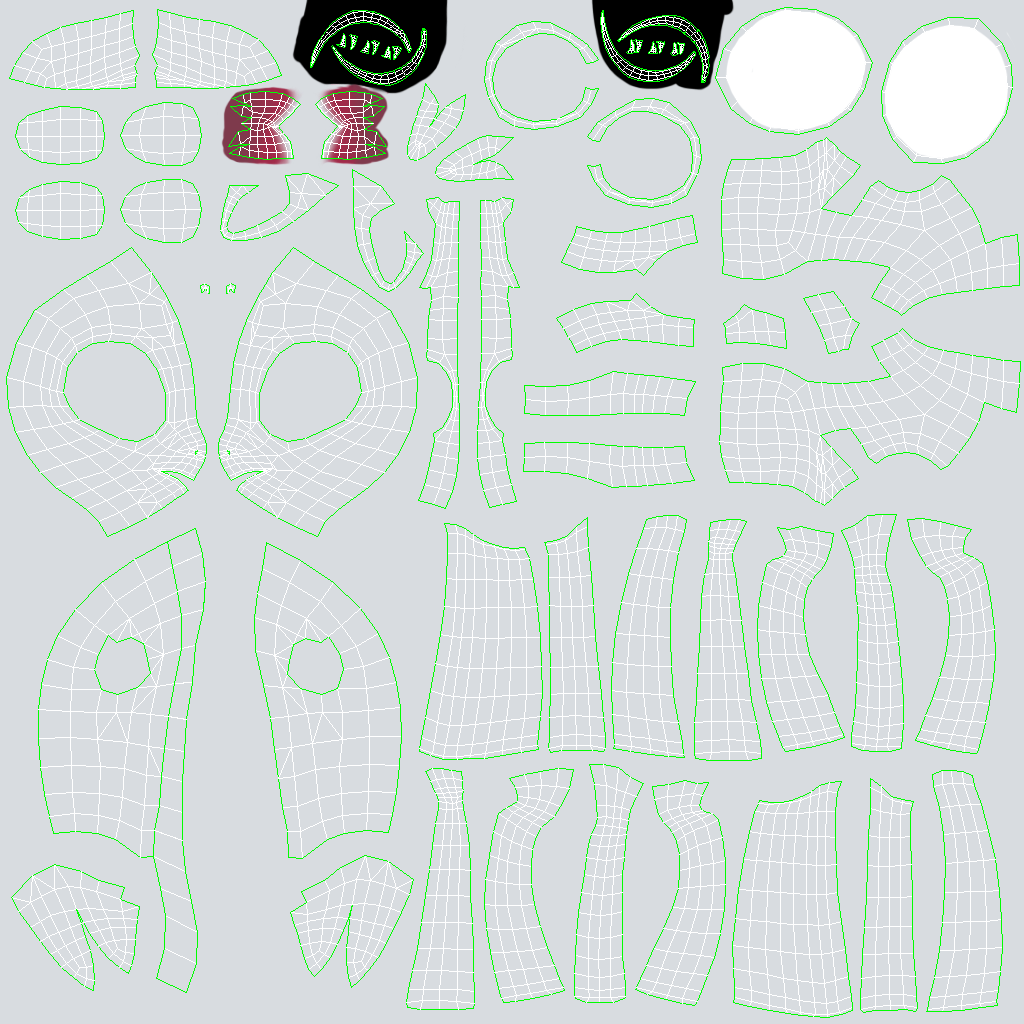
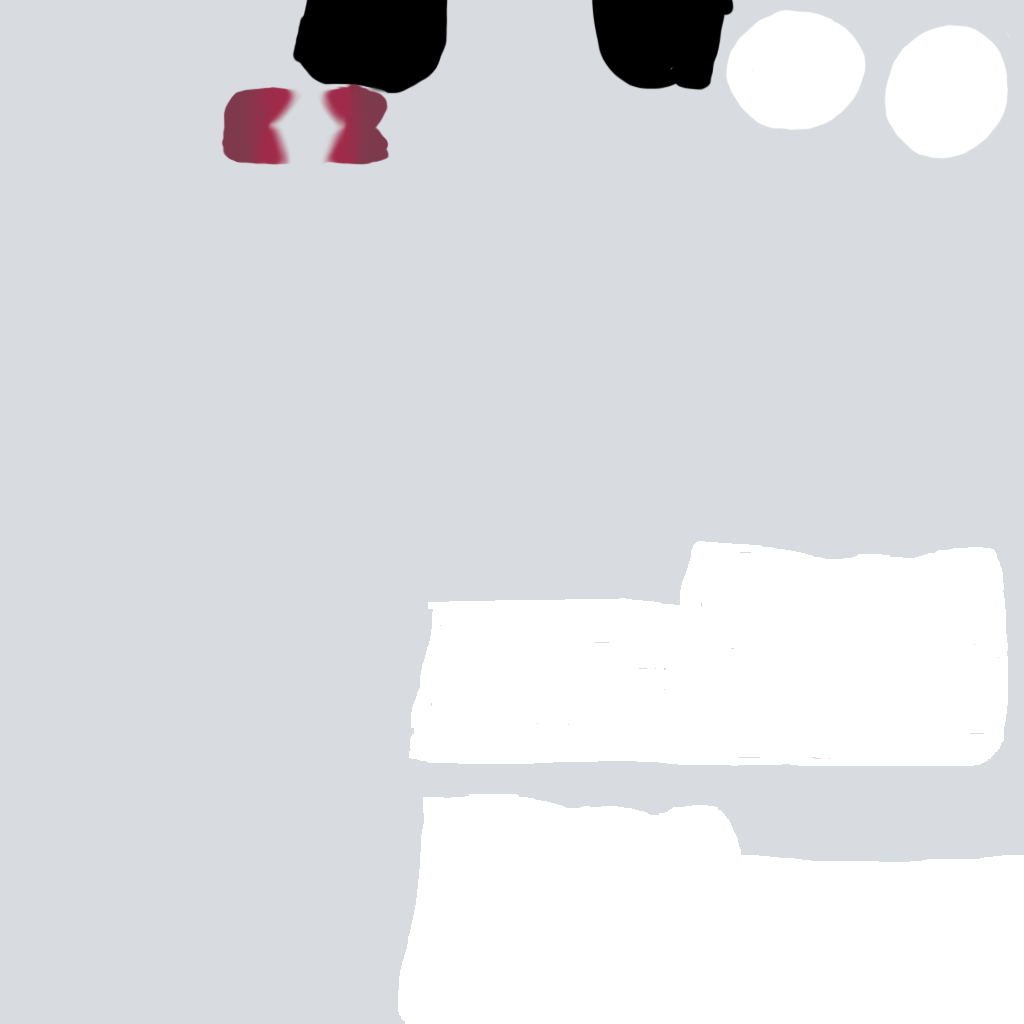
Layers edited between the first and the second 1024×1024 image:
hid "レイヤー 0" over [6, 7, 1021, 1018]
painted on "レイヤー 1" over [398, 541, 1024, 1024]
